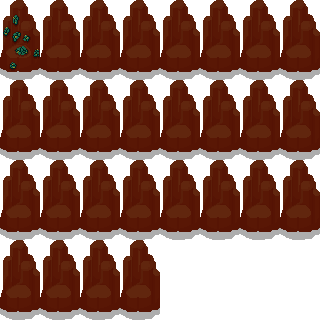
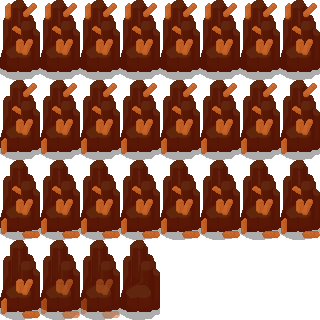
The second 320 × 320 image is a revision of the first. Changes to its layers:
hid "turquoise", painted on it over 2, 14, 320, 315
added layer "topaz" above "rock 01" over 1, 3, 320, 319
